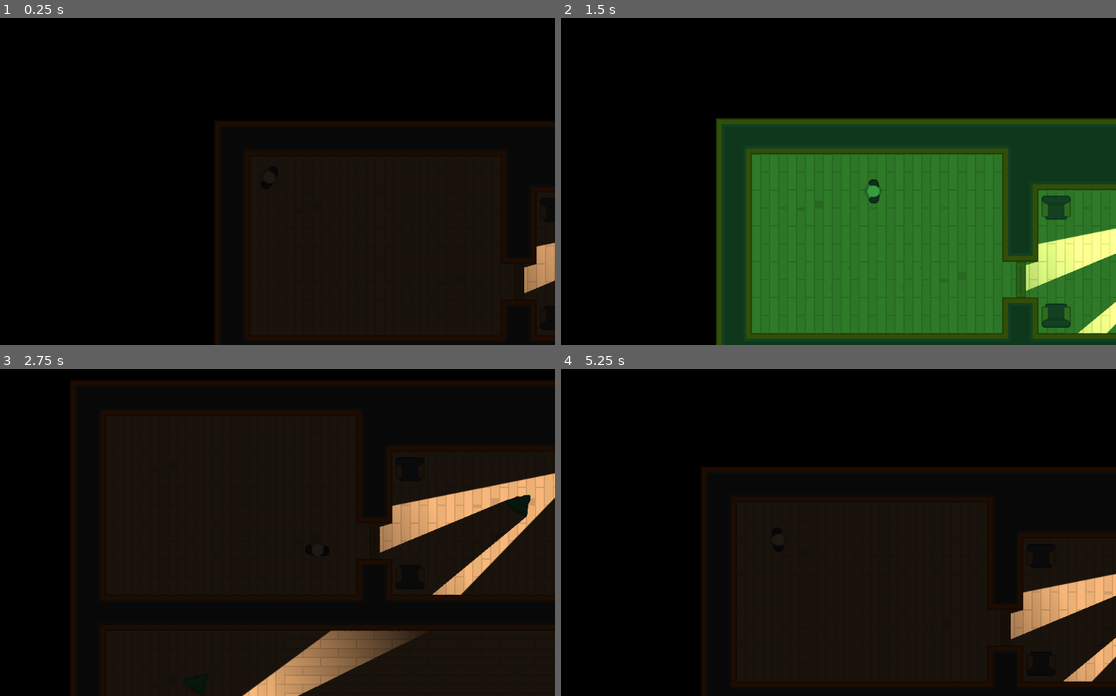
Above: before the commit, frames 1-4 (two rows, left to right).
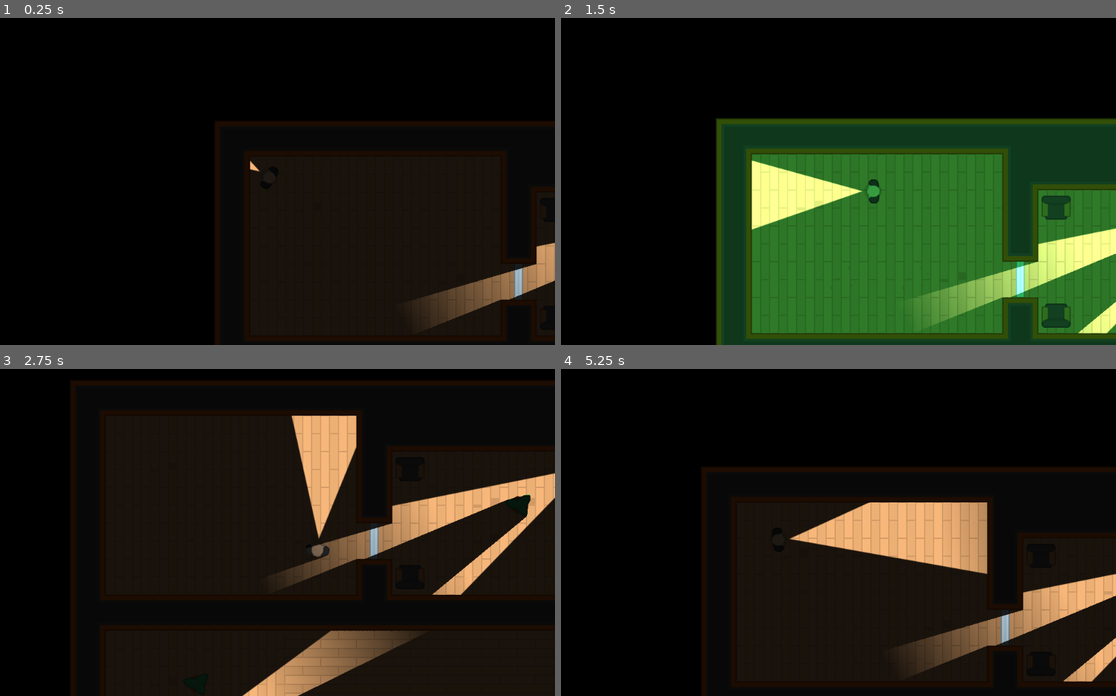
Above: after the commit, the same moments.

Repository: NOTsyrup/Heist_Meisters
Game: Godot game, scene res://Levels/Level1.tscn
Same seed, same stepped clock (60 frames per second), same inputs: the game is played once before the commit and once after it.
Inputs (mouse positions are in pixels of both pictures, inside the frame that each line leads up to):
- Up to frame 1 (0.25 s): no input
- Up to frame 2 (1.5 s): tap Enter at 0.5 s; move the mouse to (1082, 282) at 0.52 s; hold D (move_right) 0.53-1.28 s; tap Space (toggle_vision_mode) at 0.6, 1.35 s; click (1082, 282) at 0.67 s; move the mouse to (716, 194) at 1.27 s; hold S (move_down) from 1.28 s (still down); click (716, 194) at 1.42 s
- Up to frame 3 (2.75 s): move the mouse to (327, 454) at 2.02 s; release S (move_down) at 2.03 s; hold D (move_right) from 2.03 s (still down); tap Space (toggle_vision_mode) at 2.1 s; click (327, 454) at 2.17 s
- Up to frame 4 (5.25 s): move the mouse to (799, 594) at 2.77 s; release D (move_right) at 2.78 s; hold W (move_up) 2.78-3.53 s; tap Space (toggle_vision_mode) every 0.75 s from 2.85 to 5.1 s; click (799, 594) at 2.92 s; move the mouse to (999, 578) at 3.52 s; hold A (move_left) 3.53-5.03 s; click (999, 578) at 3.67 s; move the mouse to (655, 476) at 4.27 s; click (655, 476) at 4.42 s; move the mouse to (860, 529) at 5.02 s; hold S (move_down) from 5.03 s (still down); click (860, 529) at 5.17 s

The runs differ from the first frame. In frame 1, 1.6% of the frame differs, in the area x 45-95%, y 43-95%; in frame 2, 3.8%; in frame 3, 3.9%; in frame 4, 6.8%, in the area x 41-82%, y 40-93%.
Error in both runs: Invalid get index '0' (on base: 'PoolVector2Array'). (res://NPCs/Guard.gd:24)

Commit message:
Locked Doors
Instanced "Keypad" into level. Connected keypad input to locked doors. Added SFX for buttons pushed and the correct combination.

Diff:
--- a/Characters/Player.tscn
+++ b/Characters/Player.tscn
@@ -1,8 +1,9 @@
-[gd_scene load_steps=4 format=2]
+[gd_scene load_steps=5 format=2]
 
 [ext_resource path="res://Characters/TemplateCharacter.tscn" type="PackedScene" id=1]
 [ext_resource path="res://Player.gd" type="Script" id=2]
 [ext_resource path="res://GFX/PNG/Hitman 1/hitman1_stand.png" type="Texture" id=3]
+[ext_resource path="res://Lightmaps/Flashlight.tscn" type="PackedScene" id=4]
 
 [node name="Player" instance=ExtResource( 1 )]
 collision_mask = 6
@@ -15,3 +16,7 @@
 current = true
 smoothing_enabled = true
 smoothing_speed = 2.0
+
+[node name="Flashlight" parent="." index="4" instance=ExtResource( 4 )]
+position = Vector2( 13.365, 0.0283127 )
+offset = Vector2( 320, 0 )
--- a/Doors/Door.tscn
+++ b/Doors/Door.tscn
@@ -47,7 +47,7 @@
 extents = Vector2( 31.7971, 8.82462 )
 
 [sub_resource type="OccluderPolygon2D" id=4]
-polygon = PoolVector2Array( -31.9773, -8.88164, 31.7926, -8.9518, 32.1434, 9.0076, -31.837, 9.14791 )
+polygon = PoolVector2Array( -31.9773, 9.31691, -31.9356, -9.24571, 31.9282, -9.28742, 32.095, 9.40033 )
 
 [node name="Door" type="Area2D"]
 collision_layer = 2
@@ -75,6 +75,7 @@
 collision_mask = 5
 
 [node name="CollisionShape2D" type="CollisionShape2D" parent="DoorSprite/StaticBody2D"]
+visible = false
 shape = SubResource( 3 )
 
 [node name="LightOccluder2D" type="LightOccluder2D" parent="DoorSprite"]
--- /dev/null
+++ b/Doors/LockedDoor.gd
@@ -0,0 +1,16 @@
+extends "res://Doors/Door.gd"
+
+func _on_Door_input_event(viewport, event, shape_idx):
+	if Input.is_mouse_button_pressed(BUTTON_LEFT) and can_click:
+		$CanvasLayer/Numpad.popup_centered()
+
+func _on_Door_body_exited(body):
+	if body.collision_layer == 1:
+		$CanvasLayer/Numpad.hide()
+
+
+
+
+func _on_Numpad_combination_correct():
+	open()
+	$CanvasLayer/Numpad.hide()
--- /dev/null
+++ b/Doors/LockedDoor.tscn
@@ -0,0 +1,27 @@
+[gd_scene load_steps=6 format=2]
+
+[ext_resource path="res://Doors/Door.tscn" type="PackedScene" id=1]
+[ext_resource path="res://GFX/PNG/Tiles/tile_463.png" type="Texture" id=2]
+[ext_resource path="res://Interface/Numpad.tscn" type="PackedScene" id=3]
+[ext_resource path="res://Doors/LockedDoor.gd" type="Script" id=4]
+
+[sub_resource type="OccluderPolygon2D" id=1]
+polygon = PoolVector2Array( -32.0185, -8.2431, -31.9301, 8.32972, 31.9746, 8.41811, 31.9304, -8.33149 )
+
+[node name="LockedDoor" instance=ExtResource( 1 )]
+script = ExtResource( 4 )
+
+[node name="DoorSprite" parent="." index="3"]
+texture = ExtResource( 2 )
+
+[node name="StaticBody2D" parent="DoorSprite" index="0"]
+visible = false
+
+[node name="LightOccluder2D" parent="DoorSprite" index="1"]
+visible = false
+occluder = SubResource( 1 )
+
+[node name="CanvasLayer" type="CanvasLayer" parent="." index="4"]
+
+[node name="Numpad" parent="CanvasLayer" index="0" instance=ExtResource( 3 )]
+[connection signal="combination_correct" from="CanvasLayer/Numpad" to="." method="_on_Numpad_combination_correct"]
--- /dev/null
+++ b/Interface/Numpad.gd
@@ -0,0 +1,64 @@
+extends Popup
+
+var combination = [0,4,5,1]
+var guess = []
+
+onready var display = $VBoxContainer/DIsplayContainer/Display
+onready var light = $VBoxContainer/ButtonContainer/GridContainer/StatusLight
+
+signal combination_correct
+
+
+func _ready():
+	connect_buttons()
+	reset_lock()
+
+
+
+func connect_buttons():
+	for child in $VBoxContainer/ButtonContainer/GridContainer.get_children():
+		if child is Button:
+			child.connect("pressed", self, "Button_pressed", [child.text])
+
+
+func Button_pressed(button):
+	if button == "ok":
+		check_guess()
+		$AudioStreamPlayer.stream = load("res://SFX/twoTone1.ogg")
+		$AudioStreamPlayer.play()
+	else:
+		enter(int(button))
+
+
+func check_guess():
+	if guess == combination:
+		light.texture = load("res://GFX/Interface/PNG/dotGreen.png")
+		$AudioStreamPlayer.stream = load("res://SFX/threeTone1.ogg")
+		$AudioStreamPlayer.play()
+		$Timer.start()
+	else:
+		reset_lock()
+
+
+func enter(button):
+	$AudioStreamPlayer.stream = load("res://SFX/twoTone1.ogg")
+	$AudioStreamPlayer.play()
+	guess.append(button)
+	update_display()
+
+
+func update_display():
+	display.text = PoolStringArray(guess).join("")
+	if guess.size() == combination.size():
+		check_guess()
+
+
+func reset_lock():
+	light.texture = load("res://GFX/Interface/PNG/dotRed.png")
+	display.text = ""
+	guess.clear()
+
+
+func _on_Timer_timeout():
+	emit_signal("combination_correct")
+	reset_lock()
--- a/Interface/Numpad.tscn
+++ b/Interface/Numpad.tscn
@@ -8,23 +8,24 @@
 [ext_resource path="res://Interface/Button_pressed.tres" type="StyleBox" id=6]
 [ext_resource path="res://GFX/Interface/PNG/dotRed.png" type="Texture" id=7]
 [ext_resource path="res://GFX/Interface/Fonts/kenvector_future_thin.ttf" type="DynamicFontData" id=8]
-
-[sub_resource type="DynamicFont" id=3]
+[ext_resource path="res://Interface/Numpad.gd" type="Script" id=9]
+
+[sub_resource type="DynamicFont" id=1]
 size = 15
 font_data = ExtResource( 8 )
 
-[sub_resource type="DynamicFont" id=1]
+[sub_resource type="DynamicFont" id=2]
 size = 24
 font_data = ExtResource( 3 )
 
-[sub_resource type="Theme" id=2]
-default_font = SubResource( 1 )
+[sub_resource type="Theme" id=3]
+default_font = SubResource( 2 )
 Button/colors/font_color = Color( 0, 0, 0, 1 )
 Button/colors/font_color_disabled = Color( 0.9, 0.9, 0.9, 0.2 )
 Button/colors/font_color_hover = Color( 0, 0, 0, 1 )
 Button/colors/font_color_pressed = Color( 0, 0, 0, 1 )
 Button/constants/hseparation = 2
-Button/fonts/font = SubResource( 3 )
+Button/fonts/font = SubResource( 1 )
 Button/styles/disabled = null
 Button/styles/focus = null
 Button/styles/hover = ExtResource( 4 )
@@ -32,12 +33,12 @@
 Button/styles/pressed = ExtResource( 6 )
 
 [node name="Numpad" type="Popup"]
-visible = true
 anchor_right = 1.0
 anchor_bottom = 1.0
-margin_right = -984.0
-margin_bottom = -560.0
-theme = SubResource( 2 )
+margin_right = -720.0
+margin_bottom = -197.0
+theme = SubResource( 3 )
+script = ExtResource( 9 )
 __meta__ = {
 "_edit_use_anchors_": false
 }
@@ -67,12 +68,12 @@
 }
 
 [node name="DIsplayContainer" type="CenterContainer" parent="VBoxContainer"]
-margin_right = 300.0
+margin_right = 304.0
 margin_bottom = 100.0
 
 [node name="NinePatchRect" type="NinePatchRect" parent="VBoxContainer/DIsplayContainer"]
-margin_left = 24.0
-margin_right = 274.0
+margin_left = 27.0
+margin_right = 277.0
 margin_bottom = 100.0
 rect_min_size = Vector2( 250, 100 )
 texture = ExtResource( 2 )
@@ -81,22 +82,24 @@
 patch_margin_right = 4
 patch_margin_bottom = 4
 
-[node name="Label" type="Label" parent="VBoxContainer/DIsplayContainer"]
-margin_left = 110.0
+[node name="Display" type="Label" parent="VBoxContainer/DIsplayContainer"]
+margin_left = 112.0
 margin_top = 36.0
-margin_right = 190.0
+margin_right = 192.0
 margin_bottom = 63.0
+size_flags_horizontal = 3
 custom_colors/font_color = Color( 0, 0, 0, 1 )
 text = "Test"
+align = 1
 
 [node name="ButtonContainer" type="CenterContainer" parent="VBoxContainer"]
 margin_top = 150.0
-margin_right = 300.0
+margin_right = 304.0
 margin_bottom = 346.0
 
 [node name="GridContainer" type="GridContainer" parent="VBoxContainer/ButtonContainer"]
-margin_left = 78.0
-margin_right = 222.0
+margin_left = 80.0
+margin_right = 224.0
 margin_bottom = 196.0
 custom_constants/vseparation = 12
 custom_constants/hseparation = 12
@@ -190,3 +193,9 @@
 margin_bottom = 196.0
 rect_min_size = Vector2( 40, 40 )
 text = "ok"
+
+[node name="AudioStreamPlayer" type="AudioStreamPlayer" parent="."]
+
+[node name="Timer" type="Timer" parent="."]
+one_shot = true
+[connection signal="timeout" from="Timer" to="." method="_on_Timer_timeout"]
--- a/Levels/Level1.tscn
+++ b/Levels/Level1.tscn
@@ -1,9 +1,10 @@
-[gd_scene load_steps=5 format=2]
+[gd_scene load_steps=6 format=2]
 
 [ext_resource path="res://Levels/TemplateLevel.tscn" type="PackedScene" id=1]
 [ext_resource path="res://NPCs/Camera.tscn" type="PackedScene" id=2]
 [ext_resource path="res://NPCs/Guard.tscn" type="PackedScene" id=3]
 [ext_resource path="res://Doors/Door.tscn" type="PackedScene" id=4]
+[ext_resource path="res://Doors/LockedDoor.tscn" type="PackedScene" id=5]
 
 [node name="Level1" instance=ExtResource( 1 )]
 
@@ -75,16 +76,16 @@
 rotation = 3.76791
 
 [node name="Guard3" parent="Guards" index="2" instance=ExtResource( 3 )]
-position = Vector2( 809.707, -334.335 )
+position = Vector2( 620.827, -339.007 )
 rotation = 1.55004
 
 [node name="Door" parent="Doors" index="0" instance=ExtResource( 4 )]
 position = Vector2( 286.213, -544.068 )
 rotation = 1.5708
 
-[node name="Door2" parent="Doors" index="1" instance=ExtResource( 4 )]
-position = Vector2( -159.053, -543.274 )
+[node name="LockedDoor" parent="LockedDoors" index="0" instance=ExtResource( 5 )]
+position = Vector2( 800.237, -158.846 )
+
+[node name="LockedDoor2" parent="LockedDoors" index="1" instance=ExtResource( 5 )]
+position = Vector2( -160.181, -544.615 )
 rotation = 1.5708
-
-[node name="Door3" parent="Doors" index="2" instance=ExtResource( 4 )]
-position = Vector2( 801.826, -156.829 )
--- a/Levels/TemplateLevel.tscn
+++ b/Levels/TemplateLevel.tscn
@@ -230,3 +230,5 @@
 [node name="Guards" type="Node" parent="."]
 
 [node name="Doors" type="Node" parent="."]
+
+[node name="LockedDoors" type="Node" parent="."]
--- a/Lightmaps/Flashlight.tscn
+++ b/Lightmaps/Flashlight.tscn
@@ -5,4 +5,5 @@
 [node name="Flashlight" type="Light2D"]
 texture = ExtResource( 1 )
 shadow_enabled = true
-shadow_color = Color( 0.168627, 0.156863, 0.156863, 0 )
+shadow_color = Color( 0.14902, 0.137255, 0.137255, 0 )
+shadow_item_cull_mask = -2147483647
Not shown: 1 places in Interface/Numpad.tscn that only renumber resources
Not shown, changed: SFX/threeTone1.ogg.import
Not shown, changed: SFX/twoTone1.ogg.import
